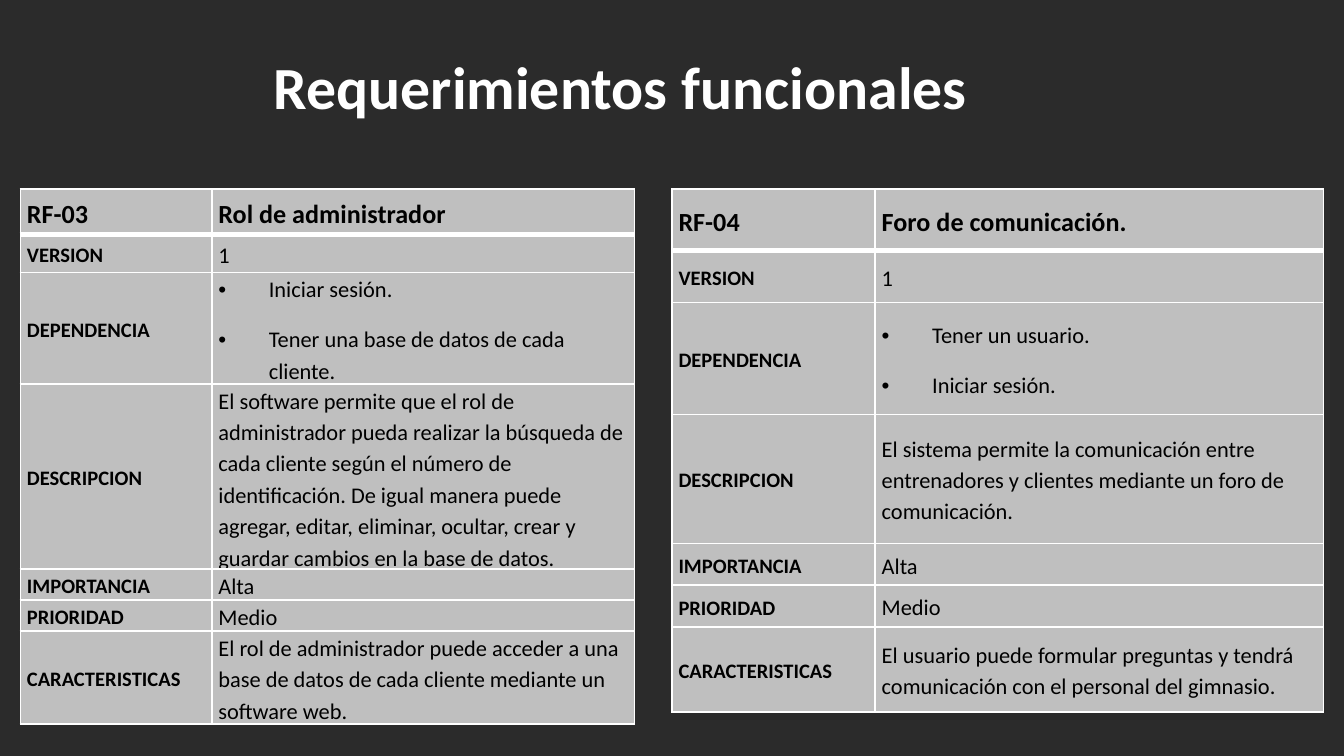
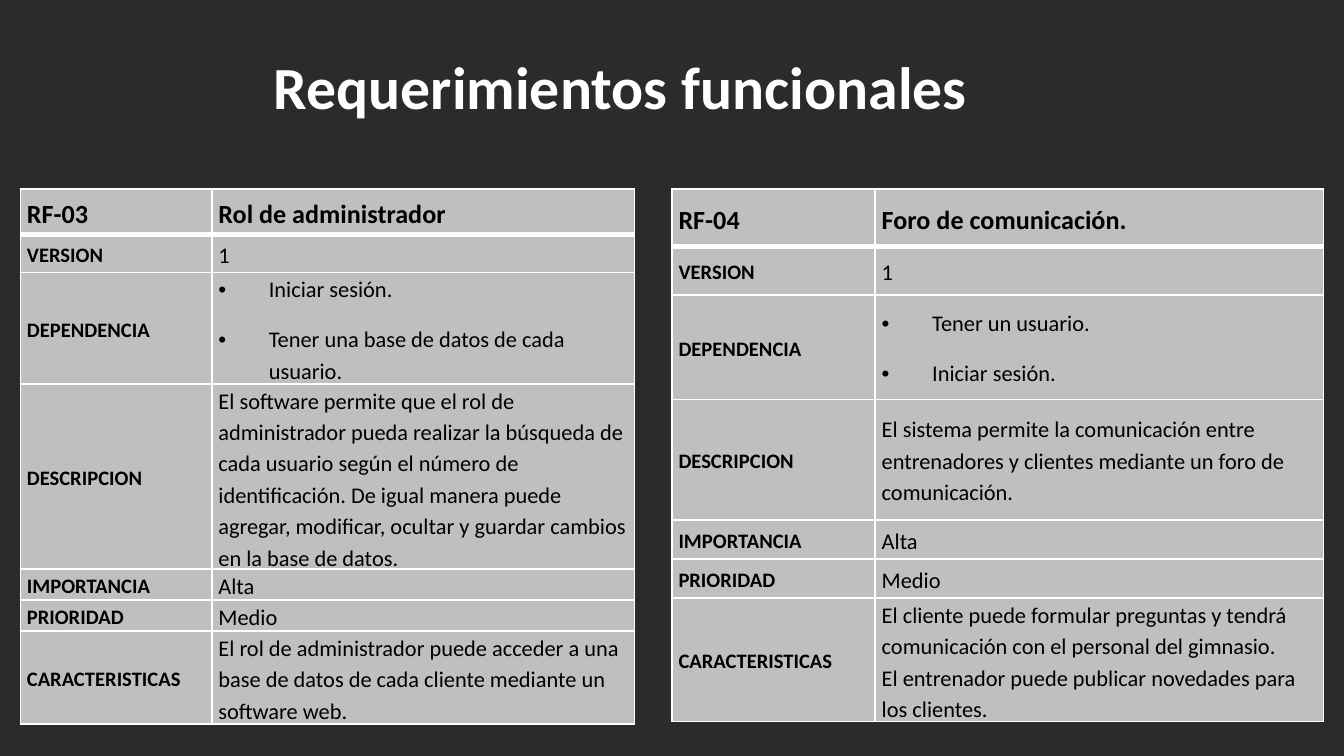
Before and after one commit to teamfsteelsystem/ProyectoFSS, a slide deck: slide 8 of Descripcion FSS/ExpoOficialFSS.pptx. Drawn at 1344x756 pixels with LibreOffice and Linux fonts; fonts in the diff are those of the drawing; background and template pictures are left out; a plain dark background stands for a picture behind light text. Boxes give left, top, right and bottom in pixels: in the first picture for what was removed or moved away, otherwise in the second. Text is boxed around its words. In the diff, an @@ line names an element or a change of style, - is before the commit and + after.

```diff
--- a/Descripcion FSS/ExpoOficialFSS.pptx
+++ b/Descripcion FSS/ExpoOficialFSS.pptx
@@ table at bbox=[20, 190, 634, 729] @@
-row 3, column 2: Iniciar sesión. / Tener una base de datos de cada cliente.
+row 3, column 2: Iniciar sesión. / Tener una base de datos de cada usuario.
-row 4, column 2: El software permite que el rol de administrador pueda realizar la búsqueda de cada cliente según el número de identificación. De igual manera puede agregar, editar, eliminar, ocultar, crear y guardar cambios en la base de datos.
+row 4, column 2: El software permite que el rol de administrador pueda realizar la búsqueda de cada usuario según el número de identificación. De igual manera puede agregar, modificar, ocultar y guardar cambios en la base de datos.
@@ table at bbox=[672, 190, 1324, 727] @@
-row 7, column 2: El usuario puede formular preguntas y tendrá comunicación con el personal del gimnasio.
+row 7, column 2: El cliente puede formular preguntas y tendrá comunicación con el personal del gimnasio. El entrenador puede publicar novedades para los clientes.
```
Also in this commit, not shown: 8 other slides changed.
